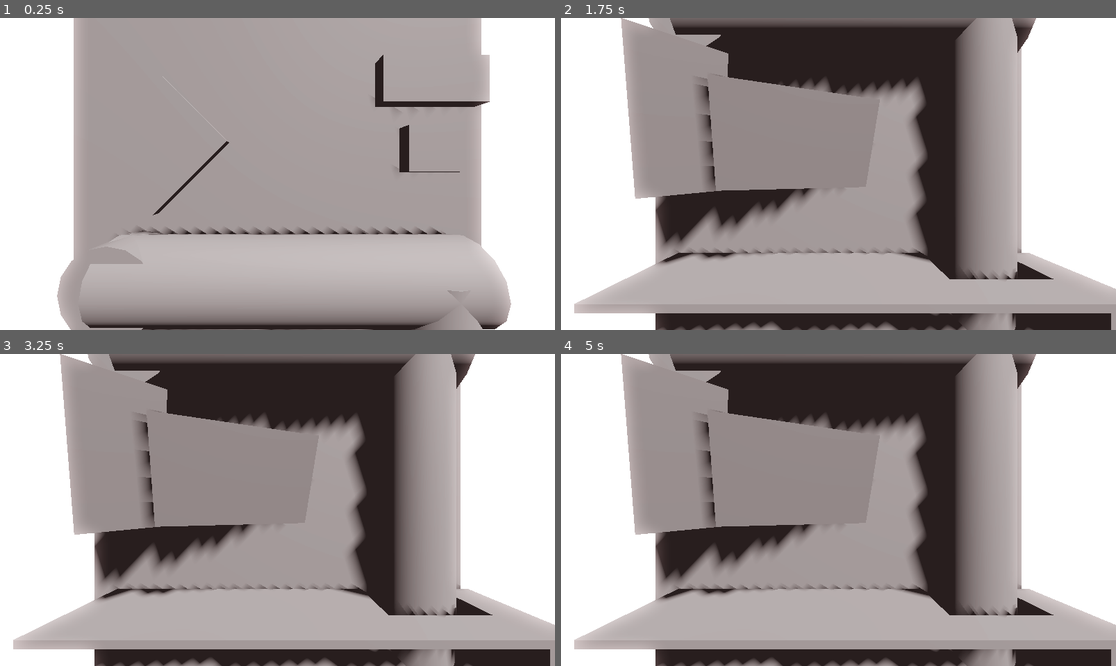
Above: before the commit, frames 1-4 (two rows, left to right).
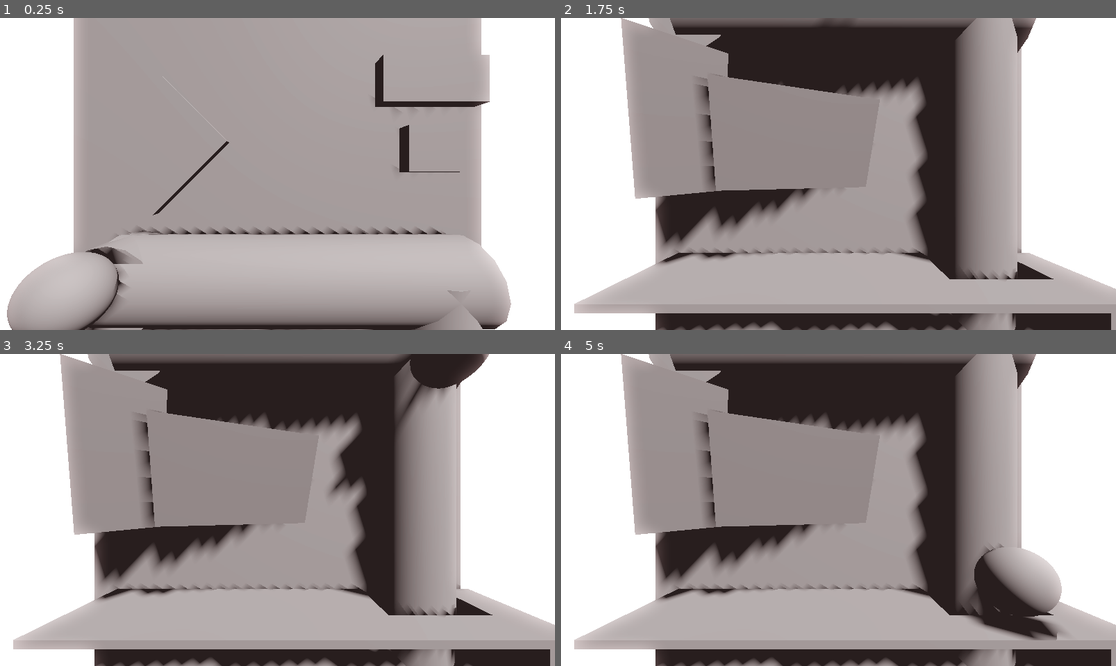
Above: after the commit, the same moments.

Repository: nheeb/niblehyme
Game: Godot game, scene res://Logic/Cockpit.tscn
Two runs of this game, one before a commit and one after it. Both use one fixed random seed, a clock stepped at 60 frames per second and the inputs below.
Inputs (mouse positions are in pixels of both pictures, inside the frame that each line leads up to):
- Up to frame 1 (0.25 s): no input
- Up to frame 2 (1.75 s): move the mouse to (960, 158) at 0.52 s; tap Mouse wheel down (view_down) at 0.6 s; tap Enter at 1.25 s; move the mouse to (727, 189) at 1.27 s; tap Mouse wheel up (view_up) at 1.35 s
- Up to frame 3 (3.25 s): move the mouse to (333, 441) at 2.02 s; tap Mouse wheel down (view_down) at 2.1 s; tap Space at 2.75 s; move the mouse to (249, 572) at 2.77 s; tap Mouse wheel up (view_up) at 2.85 s
- Up to frame 4 (5 s): move the mouse to (1005, 556) at 3.52 s; tap Mouse wheel down (view_down) at 3.6 s; tap Enter at 4.25 s; move the mouse to (672, 463) at 4.27 s; tap Mouse wheel up (view_up) at 4.35 s

The runs differ from the first frame. In frame 1, 2.9% of the frame differs, in the area x 1-24%, y 73-100%; in frame 2, 0.2%; in frame 3, 2.3%; in frame 4, 3.6%, in the area x 66-91%, y 60-96%.

Commit message:
Add pipe and pipe logic

Diff:
--- a/Logic/Cockpit.gd
+++ b/Logic/Cockpit.gd
@@ -1 +1,4 @@
 extends Node3D
+
+func _ready():
+	Game.cockpit = self
--- a/Logic/Cockpit.tscn
+++ b/Logic/Cockpit.tscn
@@ -1,7 +1,8 @@
-[gd_scene load_steps=6 format=3 uid="uid://bwgygoqlgixo1"]
+[gd_scene load_steps=12 format=3 uid="uid://bwgygoqlgixo1"]
 
 [ext_resource type="Script" path="res://Logic/Cockpit.gd" id="1_7uevs"]
 [ext_resource type="Script" path="res://PlayerCameraPath.gd" id="2_83mtf"]
+[ext_resource type="Script" path="res://Logic/PipeItem.gd" id="3_k32sy"]
 
 [sub_resource type="BoxMesh" id="BoxMesh_8cpak"]
 
@@ -14,6 +15,23 @@
 tonemap_mode = 3
 ssao_enabled = true
 glow_enabled = true
+
+[sub_resource type="Curve3D" id="Curve3D_ltvxr"]
+_data = {
+"points": PackedVector3Array(0, 0, 0, 0, 0, 0, -1.05404, 1.65259, 0, 0, 0, 0, 0, 0, 0, 0.880897, 1.63408, 0, 0, 0, 0, 0, 0, 0, 0.908671, -0.347153, 0, 0, 0, 0, 0, 0, 0, -1.00775, -0.393444, 0, 0, 0, 0, 0, 0, 0, -0.915172, -1.28222, 0),
+"tilts": PackedFloat32Array(0, 0, 0, 0, 0)
+}
+point_count = 5
+
+[sub_resource type="SphereShape3D" id="SphereShape3D_qpcar"]
+
+[sub_resource type="SphereMesh" id="SphereMesh_epfhl"]
+
+[sub_resource type="BoxShape3D" id="BoxShape3D_772nd"]
+size = Vector3(2.82541, 0.141113, 0.282959)
+
+[sub_resource type="BoxShape3D" id="BoxShape3D_e3284"]
+size = Vector3(3.09831, 0.141113, 0.282959)
 
 [node name="Cockpit" type="Node3D"]
 script = ExtResource("1_7uevs")
@@ -136,3 +154,33 @@
 
 [node name="EmergencyView" type="Camera3D" parent="PlayerCameraPath/Views"]
 transform = Transform3D(1, 0, 0, 0, 1, 0, 0, 0, 1, 0, 2.15097, -0.116392)
+
+[node name="Pipe" type="Path3D" parent="."]
+transform = Transform3D(1, 0, 0, 0, 1, 0, 0, 0, 1, 0, 0, -0.895)
+curve = SubResource("Curve3D_ltvxr")
+
+[node name="testRigid" type="RigidBody3D" parent="Pipe"]
+transform = Transform3D(1, 0, -7.10543e-15, 0, 1, 5.55112e-17, 0, 0, 1, -1.05404, 1.65259, 0)
+script = ExtResource("3_k32sy")
+duration = 10.0
+
+[node name="CollisionShape3D" type="CollisionShape3D" parent="Pipe/testRigid"]
+shape = SubResource("SphereShape3D_qpcar")
+
+[node name="MeshInstance3D" type="MeshInstance3D" parent="Pipe/testRigid"]
+transform = Transform3D(0.336626, 0, 0, 0, 0.336626, 0, 0, 0, 0.336626, 0, 0, 0)
+mesh = SubResource("SphereMesh_epfhl")
+
+[node name="StaticBody3D2" type="StaticBody3D" parent="."]
+transform = Transform3D(1, 0, 0, 0, 1, 0, 0, 0, 1, 0.283769, -1.36803, -0.711765)
+
+[node name="CollisionShape3D" type="CollisionShape3D" parent="StaticBody3D2"]
+transform = Transform3D(1, 0, 0, 0, 1, 0, 0, 0, 1, -0.320755, -0.323226, -0.109939)
+shape = SubResource("BoxShape3D_772nd")
+
+[node name="StaticBody3D" type="StaticBody3D" parent="."]
+transform = Transform3D(1, 0, 0, 0, 1, 0, 0, 0, 1, 0.264828, -1.40905, -1.11183)
+
+[node name="CollisionShape3D" type="CollisionShape3D" parent="StaticBody3D"]
+transform = Transform3D(1, 0, 0, 0, 1, 0, 0, 0, 1, -0.275932, -0.429443, -0.0357666)
+shape = SubResource("BoxShape3D_e3284")
--- a/Logic/Game.gd
+++ b/Logic/Game.gd
@@ -1 +1,3 @@
 extends Node
+
+var cockpit
--- /dev/null
+++ b/Logic/PipeItem.gd
@@ -0,0 +1,35 @@
+extends RigidBody3D
+class_name  PipeItem
+
+@export var duration : float = 5
+
+func _ready():
+	freeze = true
+	var parent = get_parent()
+	if (parent is Path3D):
+		var new_path_follow = PathFollow3D.new()
+		var process_frame = get_tree().process_frame
+		await process_frame
+		parent.add_child.call_deferred(new_path_follow)
+		reparent(new_path_follow)
+		self.position = Vector3.ZERO
+		await process_frame
+
+		var tween := get_tree().create_tween()
+		tween.tween_property(new_path_follow,"progress_ratio",1,duration)
+
+		await tween.finished
+		drop_out()
+	else:
+		printerr("Node: ",name," must be a child of Path3D!")
+		queue_free()
+
+
+func drop_out() -> void:
+	var parent = get_parent()
+	reparent(Game.cockpit)
+
+	if (parent is PathFollow3D):
+		parent.queue_free()
+
+	freeze = false
